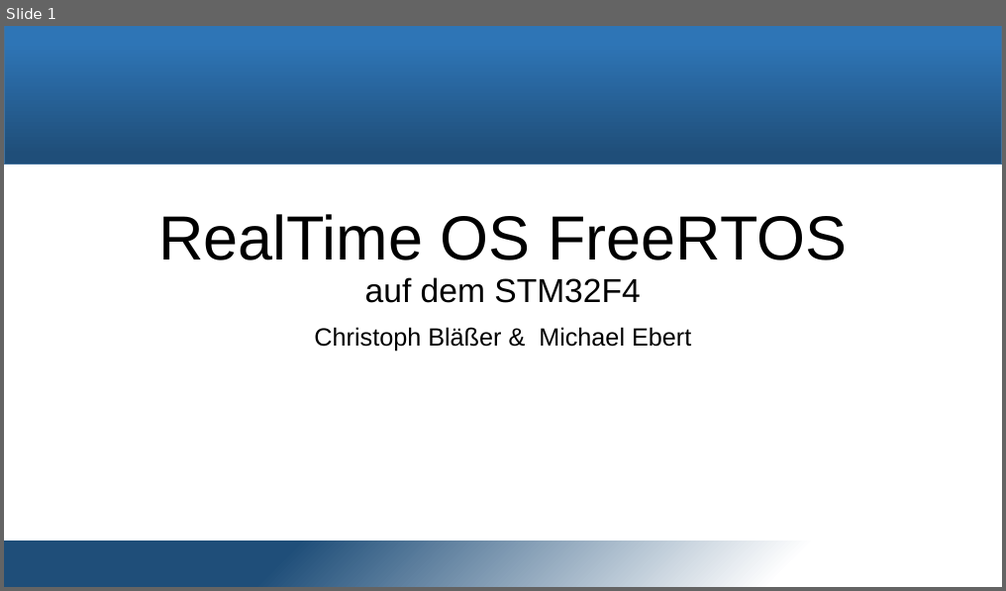
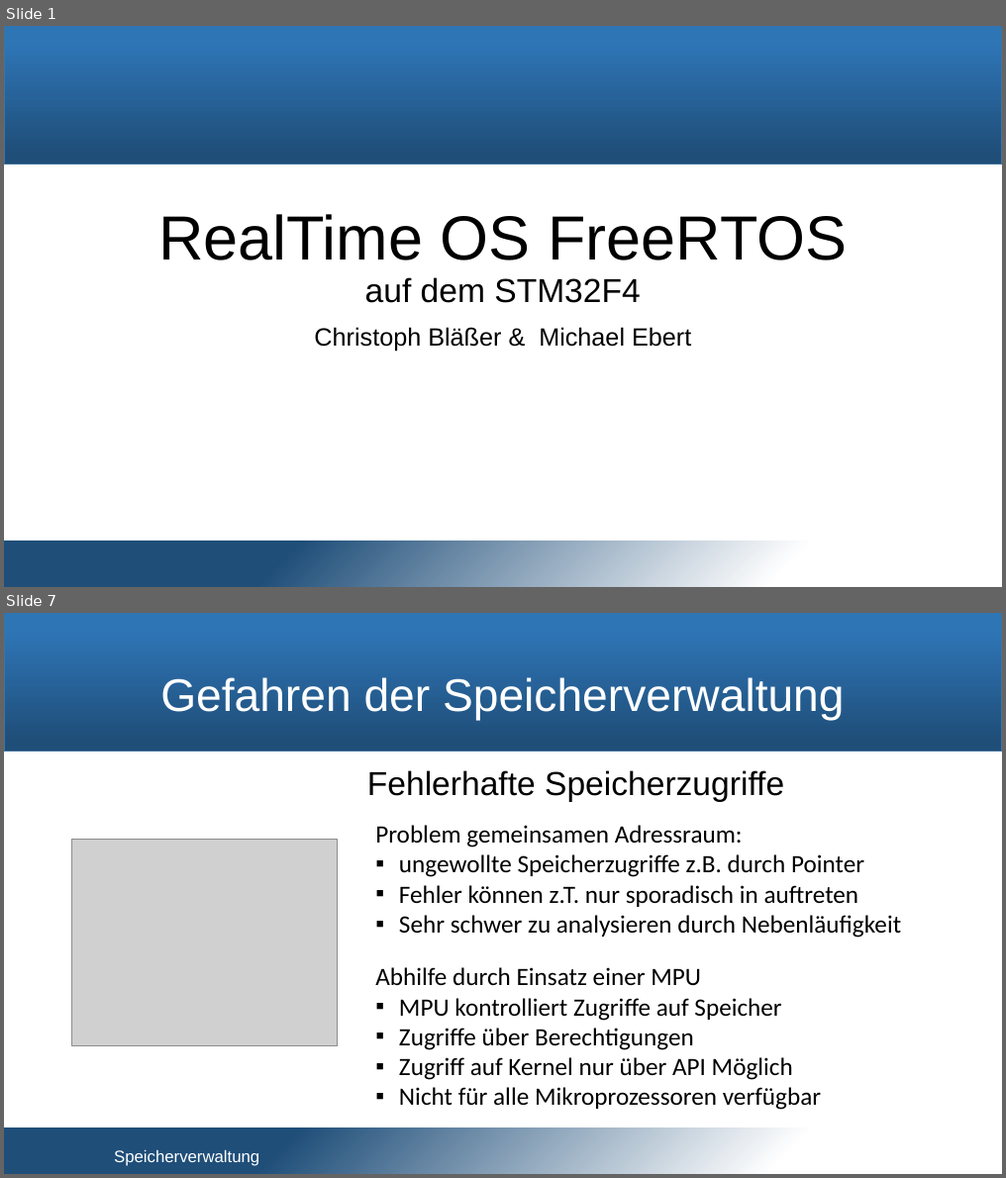
Before and after one commit to snobz/Seminar_BS_2017, a slide deck: Päsi/Seminar Betriebssysteme.pptx. Shown one above the other, each under a label of ours: slide 1 before the commit, slides 1 and 7 after it; the slides between them are not shown. The pictures are 1006x591 and 1006x1178 pixels, drawn with LibreOffice and Linux fonts; fonts in the diff are those of the drawing; grey boxes stand for pictures; background and template pictures are left out. Boxes give left, top, right and bottom in pixels: in the first picture for what was removed or moved away, otherwise in the second. Text is boxed around its words. In the diff, an @@ line names an element or a change of style, - is before the commit and + after.

```diff
--- a/Päsi/Seminar Betriebssysteme.pptx
+++ b/Päsi/Seminar Betriebssysteme.pptx
@@ slide 7 added at bbox=[4, 613, 1002, 1174], background #FFFFFF; not listed: 2 template elements that a slide beside it also shows @@
@@ title added at bbox=[160, 677, 845, 721], 44 pt, text #FFFFFF @@
+Gefahren der Speicherverwaltung
@@ text added at bbox=[367, 770, 784, 802], 32 pt, text #000000 @@
+Fehlerhafte Speicherzugriffe
@@ picture added at bbox=[72, 839, 298, 1046] @@
@@ picture added at bbox=[72, 839, 338, 1046] @@
@@ text added at bbox=[375, 825, 901, 938], 24 pt, text #000000 @@
+Problem gemeinsamen Adressraum:
+▪ ungewollte Speicherzugriffe z.B. durch Pointer
+▪ Fehler können z.T. nur sporadisch in auftreten
+▪ Sehr schwer zu analysieren durch Nebenläufigkeit
@@ text added at bbox=[375, 967, 821, 1110], 24 pt, text #000000 @@
+Abhilfe durch Einsatz einer MPU
+▪ MPU kontrolliert Zugriffe auf Speicher
+▪ Zugriffe über Berechtigungen
+▪ Zugriff auf Kernel nur über API Möglich
+▪ Nicht für alle Mikroprozessoren verfügbar
@@ text added at bbox=[114, 1151, 259, 1166], 16 pt, text #FFFFFF @@
+Speicherverwaltung
```
Also in this commit, not shown: 5 other slides added, 12 slides removed, 3 other files.
